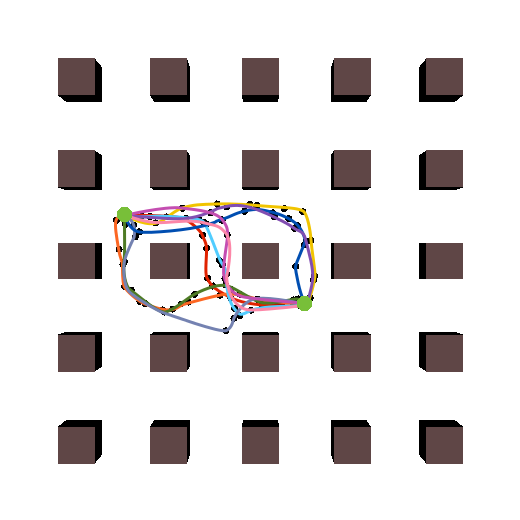
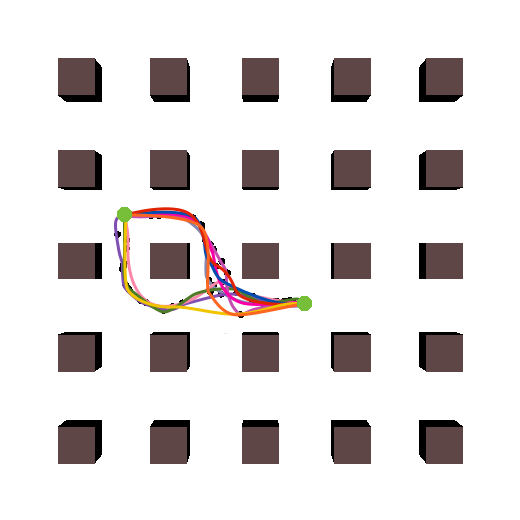
Layers edited between the first and the second w=520, h=520 image:
painted on "Paths" over (x1=113, y1=202, x2=317, y2=333)
added layer "Nodes" above "Environment" over (x1=114, y1=211, x2=307, y2=318)
painted on "Environment" over (x1=113, y1=200, x2=318, y2=334)
